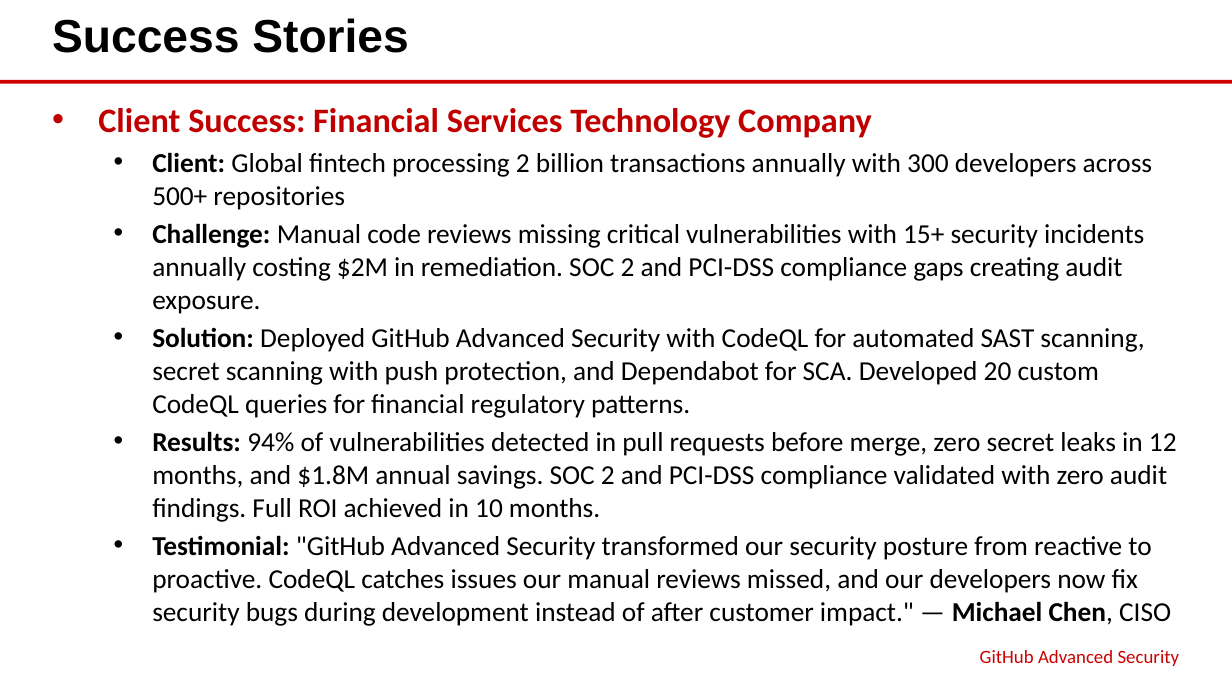
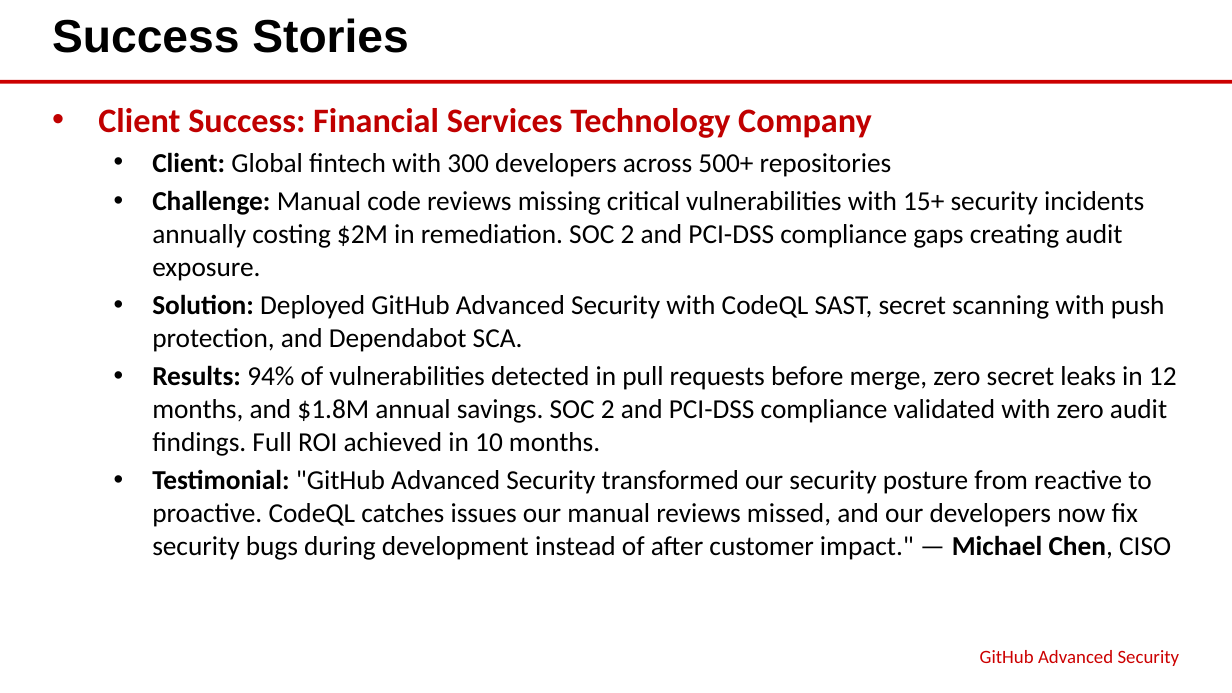
Before and after one commit to eoframework/solutions, a slide deck: slide 7 of solutions/github/cyber-security/advanced-security/presales/solution-briefing.pptx. Drawn at 1232x693 pixels with LibreOffice and Linux fonts; fonts in the diff are those of the drawing. Boxes give left, top, right and bottom in pixels: in the first picture for what was removed or moved away, otherwise in the second. Text is boxed around its words. In the diff, an @@ line names an element or a change of style, - is before the commit and + after.

Commit message:
Apply content length guidelines to GitHub solution briefings
Updated both GitHub solution-briefing.md files per content requirements:
- Success Story: Client <10 words, Challenge <40 words, Solution <20 words, Results <40 words, Testimonial <50 words
- Solution Overview: Each of 2 main items has max 3 sub-items, each sub-item <13 words
- Implementation Approach: Each phase has max 3 sub-items (already compliant)
- Investment Summary: Manually populated cost tables with calculated values from infrastructure-costs.csv

Changes made:
- Advanced Security Client: Reduced from 14 to 9 words
- Advanced Security Solution: Reduced from 31 to 13 words
- Actions Client: Reduced from 14 to 9 words
- Actions Solution: Reduced from 40 to 13 words
- Actions Results: Reduced from 46 to 26 words
- All Solution Overview sub-items reduced to <13 words
- Populated Investment Summary tables with detailed cost breakdowns

Regenerated all Office documents with updated content.

```diff
--- a/solutions/github/cyber-security/advanced-security/presales/solution-briefing.pptx
+++ b/solutions/github/cyber-security/advanced-security/presales/solution-briefing.pptx
@@ text at (152, 152, 892, 177): text changed @@
-  • Client: Global fintech processing 2 billion transactions annually with 300 developers across 500+ repositories
+  • Client: Global fintech with 300 developers across 500+ repositories
@@ text at (152, 294, 1165, 352): text changed @@
-  • Solution: Deployed GitHub Advanced Security with CodeQL for automated SAST scanning, secret scanning with push protection, and Dependabot for SCA. Developed 20 custom CodeQL queries for financial regulatory patterns.
+  • Solution: Deployed GitHub Advanced Security with CodeQL SAST, secret scanning with push protection, and Dependabot SCA.
```
Also in this commit, not shown: 1 other slide changed, 11 other files.
